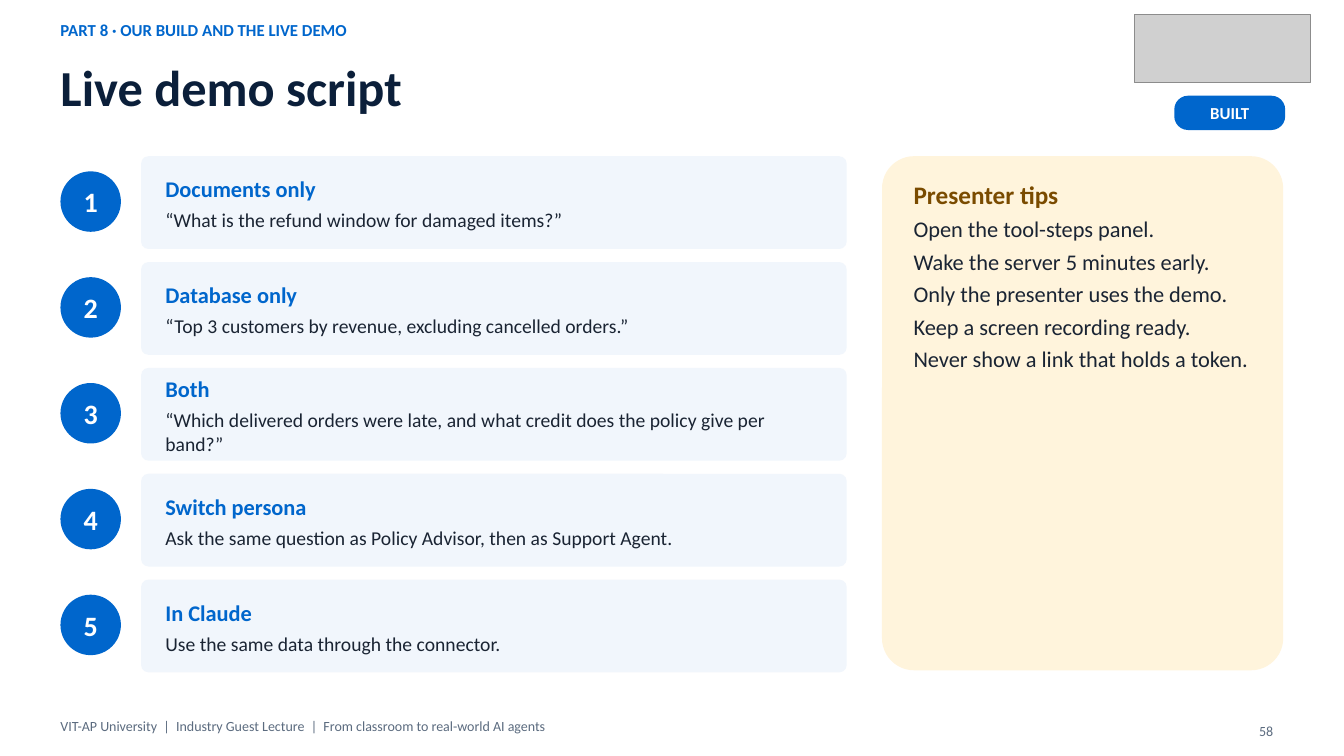
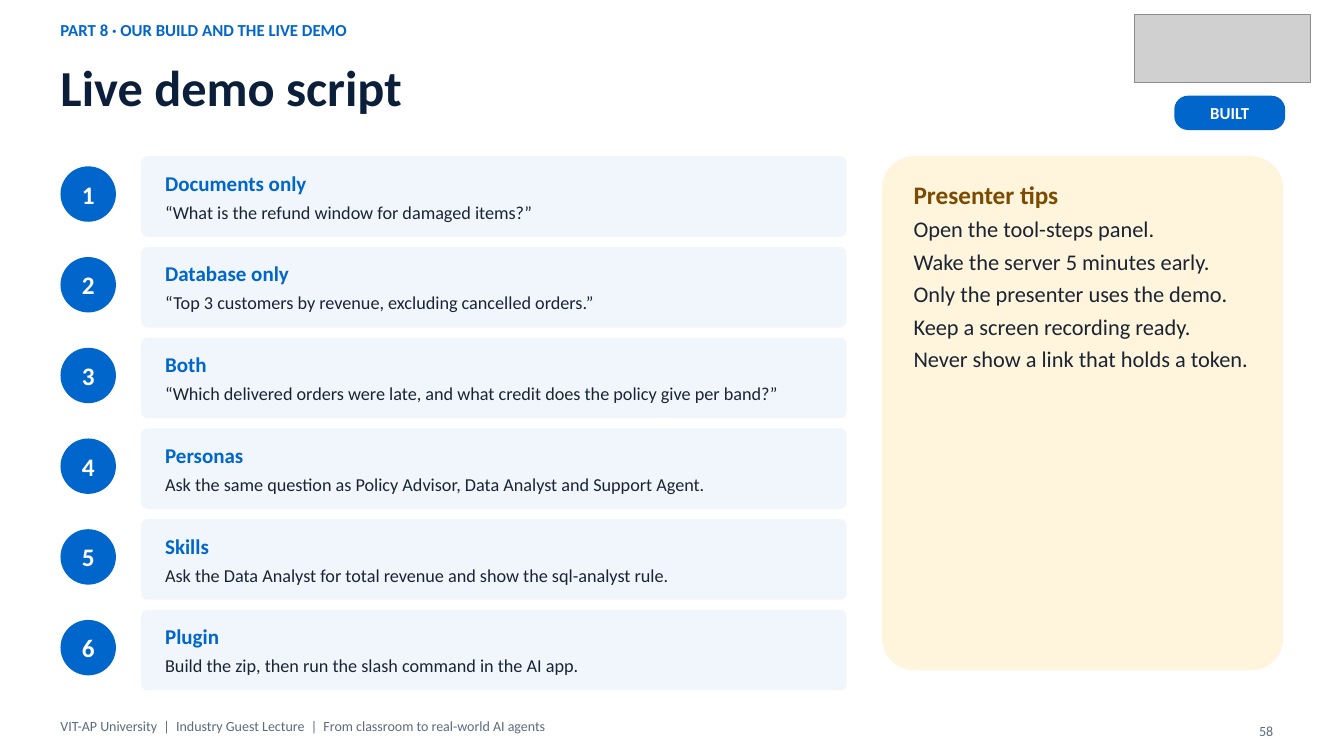
Before and after one commit to nareshroyalc/Demo, a slide deck: slide 58 of deck/VIT-AP_AI_Webinar.pptx. Drawn at 1344x756 pixels with LibreOffice and Linux fonts; fonts in the diff are those of the drawing; grey boxes stand for pictures. Boxes give left, top, right and bottom in pixels: in the first picture for what was removed or moved away, otherwise in the second. Text is boxed around its words. In the diff, an @@ line names an element or a change of style, - is before the commit and + after.

Commit message:
Deck: persona, skill and plugin demo slides; real skills example; generic SmartAgent name (73 slides)

```diff
--- a/deck/VIT-AP_AI_Webinar.pptx
+++ b/deck/VIT-AP_AI_Webinar.pptx
@@ ellipse "1": place and size @@
-ellipse "1" at (60, 171, 121, 232)
+ellipse "1" at (60, 166, 116, 222)
@@ rounded rectangle "Documents only": place and size @@
-rounded rectangle "Documents only" at (141, 156, 847, 249)
+rounded rectangle "Documents only" at (141, 156, 847, 237)
@@ rounded rectangle "Documents only" at (141, 156, 847, 237): size 16 to 15 pt in "Documents only"; size 14 to 13 pt in "“What is the refund window for damaged ..." @@
@@ ellipse "2": place and size @@
-ellipse "2" at (60, 277, 121, 338)
+ellipse "2" at (60, 257, 116, 313)
@@ rounded rectangle "Database only": place and size @@
-rounded rectangle "Database only" at (141, 262, 847, 355)
+rounded rectangle "Database only" at (141, 247, 847, 328)
@@ rounded rectangle "Database only" at (141, 247, 847, 328): size 16 to 15 pt in "Database only"; size 14 to 13 pt in "“Top 3 customers by revenue, excluding cancelled ..." @@
@@ ellipse "3": place and size @@
-ellipse "3" at (60, 383, 121, 444)
+ellipse "3" at (60, 348, 116, 403)
@@ rounded rectangle "Both": place and size @@
-rounded rectangle "Both" at (141, 368, 847, 461)
+rounded rectangle "Both" at (141, 338, 847, 418)
@@ rounded rectangle "Both" at (141, 338, 847, 418): size 16 to 15 pt in "Both"; size 14 to 13 pt @@
@@ ellipse "4": place and size @@
-ellipse "4" at (60, 489, 121, 549)
+ellipse "4" at (60, 439, 116, 494)
@@ rounded rectangle "Personas": place and size @@
-rounded rectangle "Personas" at (141, 474, 847, 567)
+rounded rectangle "Personas" at (141, 429, 847, 509)
@@ text in rounded rectangle at (165, 449, 704, 494): text changed; size 14 to 13 pt @@
-Switch persona
-Ask the same question as Policy Advisor, then as Support Agent.
+Personas
+Ask the same question as Policy Advisor, Data Analyst and Support Agent.
@@ size 20 to 18 pt in 5 elements at (60, 166, 116, 222), (60, 257, 116, 313), (60, 348, 116, 403), (60, 439, 116, 494), (60, 529, 116, 585) @@
@@ ellipse "5": place and size @@
-ellipse "5" at (60, 595, 121, 655)
+ellipse "5" at (60, 529, 116, 585)
@@ rounded rectangle "Skills": place and size @@
-rounded rectangle "Skills" at (141, 580, 847, 673)
+rounded rectangle "Skills" at (141, 519, 847, 600)
@@ text in rounded rectangle at (165, 539, 669, 585): text changed; size 14 to 13 pt @@
-In Claude
-Use the same data through the connector.
+Skills
+Ask the Data Analyst for total revenue and show the sql-analyst rule.
@@ ellipse added at (60, 620, 116, 676), fill #0066CC, 18 pt, text #FFFFFF, bold @@
+6
@@ rounded rectangle added at (141, 610, 847, 691), fill #F1F6FC, 13 pt, text #1A2433 @@
+Plugin
+Build the zip, then run the slash command in the AI app.
```
Also in this commit, not shown: 4 other slides changed, 3 slides added, 7 other files.
